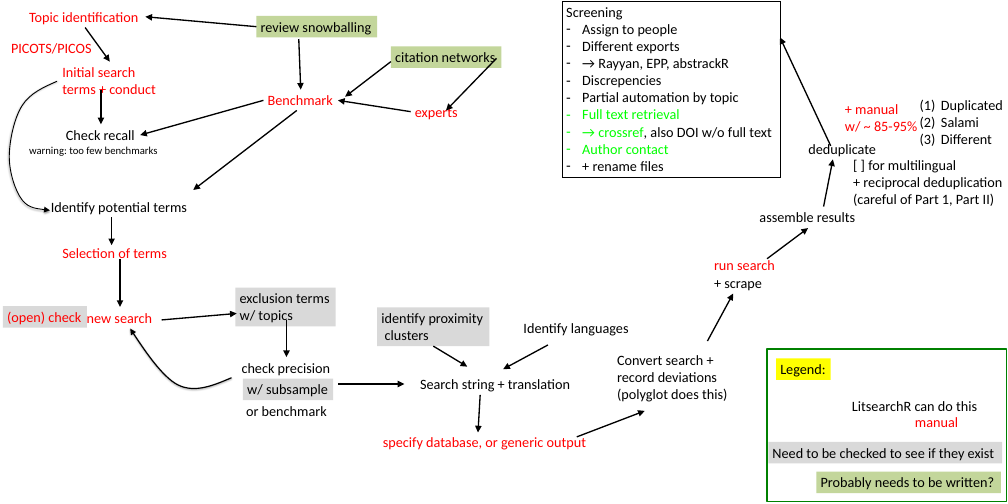
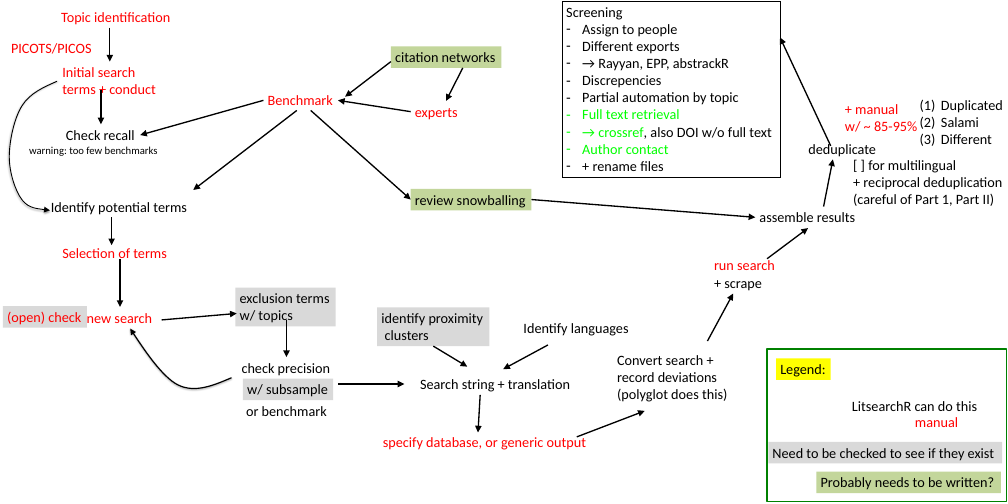
Before and after one commit to rmetaverse/metaverse, a slide deck: slide 1 of images/Search Flow Chart.pptx. Drawn at 1008x504 pixels with LibreOffice and Linux fonts; fonts in the diff are those of the drawing. Boxes give left, top, right and bottom in pixels: in the first picture for what was removed or moved away, otherwise in the second. Text is boxed around its words. In the diff, an @@ line names an element or a change of style, - is before the commit and + after.

Commit message:
fixing snowballing arrows

```diff
--- a/images/Search Flow Chart.pptx
+++ b/images/Search Flow Chart.pptx
@@ text "Topic identification" moved from (x1=29, y1=12, x2=138, y2=25) to (x1=61, y1=12, x2=170, y2=25) @@
@@ arrow moved from (85, 28) - (110, 61) to (110, 28) - (110, 61) @@
@@ arrow removed from (299, 39) to (301, 90) @@
@@ arrow moved from (497, 58) - (446, 110) to (463, 68) - (446, 101) @@
@@ arrow moved from (256, 27) - (145, 17) to (311, 110) - (411, 200) @@
@@ rectangle "review snowballing" moved from (x1=256, y1=16, x2=377, y2=37) to (x1=411, y1=189, x2=532, y2=210) @@
@@ arrow added from (532, 200) to (755, 217), #000000 2.25 pt @@
```
